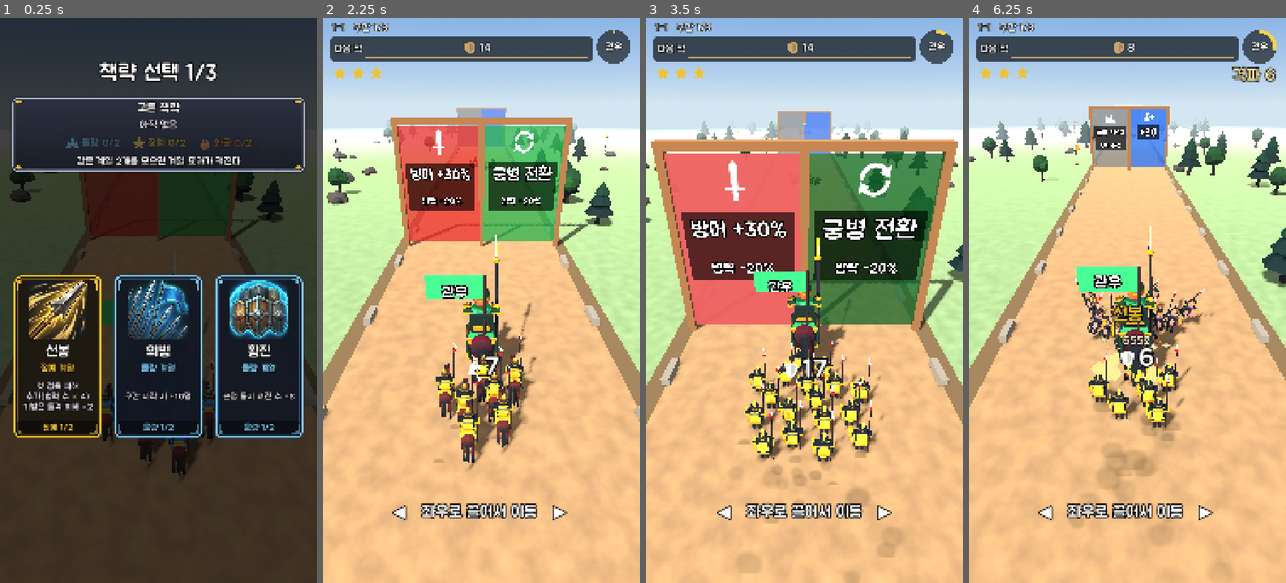
Above: before the commit, frames 1-4 (left to right).
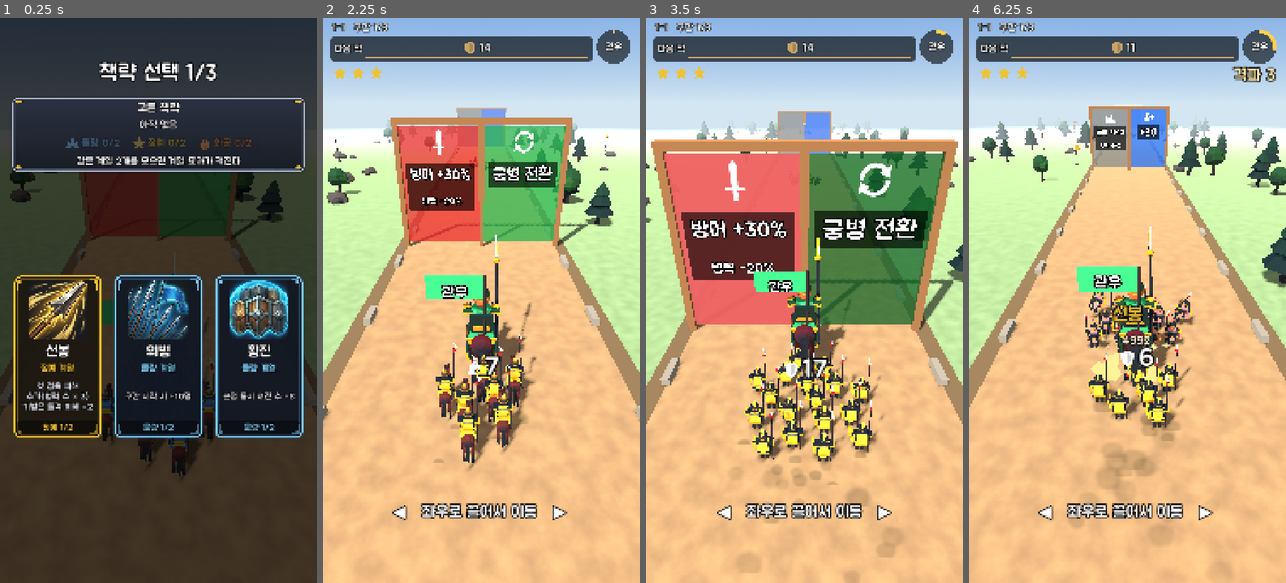
Above: after the commit, the same moments.

Repository: amourtard/samguk-gate-runner
Game: Godot game, scene res://scenes/run.tscn
Same seed, same stepped clock (60 frames per second), same inputs: the game is played once before the commit and once after it. This scene is started directly instead of the project's main scene.
Inputs (mouse positions are in pixels of both pictures, inside the frame that each line leads up to):
- Up to frame 1 (0.25 s): no input
- Up to frame 2 (2.25 s): click (380, 357) at 0.52 s; click (481, 357) at 1.27 s; click (582, 357) at 2.02 s
- Up to frame 3 (3.5 s): tap Enter at 2.75 s; move the mouse to (874, 272) at 2.77 s; hold Up from 2.78 s (still down); tap 1 at 2.85 s
- Up to frame 4 (6.25 s): move the mouse to (1064, 328) at 3.52 s; release Up at 3.53 s; hold Down 3.53-4.28 s; tap one key every 0.75 s from 3.6 s: 2 3 G 1; move the mouse to (1159, 176) at 4.27 s; hold Up 4.28-5.78 s; move the mouse to (1111, 413) at 5.02 s; move the mouse to (1222, 385) at 5.77 s; hold Down from 5.78 s (still down)

The runs differ from the first frame. In frame 1, 0.1% of the frame differs, in the area x 9-29%, y 66-68%; in frame 2, 0.9%; in frame 3, 1.8%; in frame 4, 2.0%, in the area x 33-97%, y 4-62%.

Commit message:
단계 Q: 두 번째 외부 검토 의견 반영
- 일반 적 체력 배율 1.6, 기병 돌격과 선봉 접촉 피해 하향, 적 합계 재조정(교전이 접촉 순간에 끝나지 않게)
- 장수 기술은 쓸모 있는 순간까지 기다렸다가 발동
- 전환 게이트 병력 손실 없음, 영구 강화 폭 2배
- 보스 피해 숫자 높이, 스테이지별 색조

Co-Authored-By: Claude Fable 5.2 <noreply@anthropic.com>
Claude-Session: https://claude.ai/code/session_01TQ4vcan5Tw6BXrW61aU9QJ

Diff:
--- a/assets/shaders/backdrop.gdshader
+++ b/assets/shaders/backdrop.gdshader
@@ -7,8 +7,10 @@
 // 그림 위에서부터 잰 세로 위치(0~1). fade_start부터 흐려지기 시작해 fade_end에서 완전히 안개 색이 된다
 uniform float fade_start = 0.5;
 uniform float fade_end = 0.8;
+// 스테이지 색조(노을, 황혼)를 그림에 곱한다
+uniform vec3 tint : source_color = vec3(1.0);
 
 void fragment() {
-	vec3 color = texture(image, UV).rgb;
+	vec3 color = texture(image, UV).rgb * tint;
 	ALBEDO = mix(color, fade_color, smoothstep(fade_start, fade_end, UV.y));
 }
--- a/data/gates.json
+++ b/data/gates.json
@@ -12,7 +12,7 @@
 	"switch": {
 		"name": "병종 전환",
 		"color": "#2fa84f",
-		"loss_ratio": 0.2
+		"loss_ratio": 0
 	},
 	"empower": {
 		"name": "강화",
--- a/data/heroes.json
+++ b/data/heroes.json
@@ -5,7 +5,7 @@
 			"name": "관우",
 			"unit": "cavalry",
 			"count": 12,
-			"skill": { "type": "strike", "interval": 15, "damage_per_soldier": 5, "target_range": 20 },
+			"skill": { "type": "strike", "interval": 15, "damage_per_soldier": 5, "target_range": 20, "min_targets": 8 },
 			"skill_desc": "{interval}초마다 전방 적 무리에 병력 수 × {damage_per_soldier} 피해",
 			"skill_name": "청룡 돌격",
 			"skill_short": "앞의 적 무리를 강하게 친다"
@@ -23,7 +23,7 @@
 			"name": "제갈량",
 			"unit": "archer",
 			"count": 12,
-			"skill": { "type": "focus", "interval": 18, "duration": 4, "range_bonus": 0.5, "attack_speed_bonus": 0.5 },
+			"skill": { "type": "focus", "interval": 18, "duration": 4, "range_bonus": 0.5, "attack_speed_bonus": 0.5, "target_range": 18 },
 			"skill_desc": "{interval}초마다 {duration}초간 사거리와 공격속도 +{range_bonus_pct}%",
 			"skill_name": "신산 지휘",
 			"skill_short": "잠깐 동안 궁병이 더 멀리, 더 빨리 쏜다"
--- a/data/stages.json
+++ b/data/stages.json
@@ -12,9 +12,9 @@
 	},
 	"list": [
 		{ "id": "1-1", "composition": { "infantry": 1.0 }, "enemy_total": 170, "bridge_section": 0, "boss_health": 2600 },
-		{ "id": "1-2", "composition": { "infantry": 0.7, "archer": 0.3 }, "enemy_total": 210, "bridge_section": 0, "boss_health": 2800 },
-		{ "id": "1-3", "composition": { "archer": 0.6, "infantry": 0.4 }, "enemy_total": 250, "bridge_section": 2, "boss_health": 3200 },
-		{ "id": "1-4", "composition": { "cavalry": 0.5, "infantry": 0.5 }, "enemy_total": 170, "bridge_section": 0, "boss_health": 3000 },
-		{ "id": "1-5", "composition": { "infantry": 0.4, "archer": 0.3, "cavalry": 0.3 }, "enemy_total": 270, "bridge_section": 3, "boss_health": 3000 }
+		{ "id": "1-2", "composition": { "infantry": 0.7, "archer": 0.3 }, "enemy_total": 195, "bridge_section": 0, "boss_health": 2800 },
+		{ "id": "1-3", "composition": { "archer": 0.6, "infantry": 0.4 }, "enemy_total": 225, "bridge_section": 2, "boss_health": 3200 },
+		{ "id": "1-4", "composition": { "cavalry": 0.5, "infantry": 0.5 }, "enemy_total": 165, "bridge_section": 0, "boss_health": 3000 },
+		{ "id": "1-5", "composition": { "infantry": 0.4, "archer": 0.3, "cavalry": 0.3 }, "enemy_total": 220, "bridge_section": 3, "boss_health": 3000 }
 	]
 }
--- a/data/strategies.json
+++ b/data/strategies.json
@@ -57,7 +57,7 @@
 		"vanguard": {
 			"name": "선봉",
 			"family": "elite",
-			"contact_damage_per_soldier": 4,
+			"contact_damage_per_soldier": 3,
 			"charge_mult": 2,
 			"desc": "첫 접촉 피해 추가(병력 수 × {contact_damage_per_soldier})\n기병은 돌격 피해 ×{charge_mult}"
 		},
--- a/data/tuning.json
+++ b/data/tuning.json
@@ -16,6 +16,7 @@
 		"tick": 0.1,
 		"contact_distance": 1,
 		"advantage_multiplier": 1.5,
+		"enemy_health_mult": 1.6,
 		"front_order": ["infantry", "cavalry", "archer", "boss"]
 	},
 	"soldier_display_limit": 200,
--- a/data/units.json
+++ b/data/units.json
@@ -23,7 +23,7 @@
 		"health": 14,
 		"dps": 3,
 		"range": 0,
-		"charge_damage": 8,
+		"charge_damage": 5,
 		"strong_against": "archer"
 	},
 	"boss": {
--- a/data/upgrades.json
+++ b/data/upgrades.json
@@ -4,14 +4,14 @@
 		"barracks": {
 			"name": "병영",
 			"stat": "start_count",
-			"per_level": 2,
+			"per_level": 4,
 			"cost_base": 100,
 			"effect": "시작 병력 +{value}명"
 		},
 		"armory": {
 			"name": "무기고",
 			"stat": "attack",
-			"per_level": 0.05,
+			"per_level": 0.1,
 			"cost_base": 150,
 			"effect": "공격력 +{value}%",
 			"percent": true
--- a/data/visual.json
+++ b/data/visual.json
@@ -281,6 +281,7 @@
 	"boss_view": {
 		"portrait": "res://assets/portraits/zhang_jiao.png",
 		"portrait_size": 84,
+		"damage_height_ratio": 0.65,
 		"warn_alpha_start": 0.08,
 		"flash_color": "#fff2e0e6",
 		"flash_time": 0.3,
@@ -515,6 +516,24 @@
 		"notice_color": "#c8ccd8",
 		"notice_outline": 8
 	},
+	"stage_moods": {
+		"order": ["day", "day", "mist", "sunset", "dusk"],
+		"list": {
+			"day": {},
+			"mist": {
+				"sky": { "top": "#7f9fb8", "horizon": "#cdd8dc", "ground_horizon": "#cdd8dc", "ground_bottom": "#cdd8dc", "fog_color": "#cdd8dc", "fog_begin": 38, "fog_end": 130, "backdrop_tint": "#b9c8d0" },
+				"light": { "energy": 0.92, "color": "#eef4ff", "ambient_color": "#e6eef5" }
+			},
+			"sunset": {
+				"sky": { "top": "#d9824f", "horizon": "#f4cfa4", "ground_horizon": "#f4cfa4", "ground_bottom": "#f4cfa4", "fog_color": "#f4cfa4", "backdrop_tint": "#ffbf8f" },
+				"light": { "energy": 1.05, "color": "#ffdfba", "ambient_color": "#fff0e0", "pitch_deg": -34 }
+			},
+			"dusk": {
+				"sky": { "top": "#5a3a5f", "horizon": "#dcae9e", "ground_horizon": "#dcae9e", "ground_bottom": "#dcae9e", "fog_color": "#dcae9e", "backdrop_tint": "#e0a08c" },
+				"light": { "energy": 1.0, "color": "#ffc4a6", "ambient_color": "#ecd6dc", "pitch_deg": -28 }
+			}
+		}
+	},
 	"ui_skin": {
 		"margin": 24,
 		"hover_light": 1.12,
--- a/scripts/enemy_group.gd
+++ b/scripts/enemy_group.gd
@@ -28,7 +28,8 @@
 		if not composition.has(unit_type):
 			continue
 		var count := int(composition[unit_type])
-		var health := health_override if health_override > 0.0 else float(units[unit_type]["health"])
+		# 일반 적은 병종 체력에 배율을 곱한다(교전이 접촉 순간에 끝나지 않게). 보스는 정해 준 체력을 그대로 쓴다
+		var health := health_override if health_override > 0.0 else float(units[unit_type]["health"]) * float(tuning["combat"].get("enemy_health_mult", 1.0))
 		var pool := Army.new(unit_type, health, count)
 		pools.append(pool)
 
--- a/scripts/field_view.gd
+++ b/scripts/field_view.gd
@@ -42,6 +42,7 @@
 	material.set_shader_parameter("fade_color", Color.html(sky_data["fog_color"]))
 	material.set_shader_parameter("fade_start", float(sky_data["backdrop_fade_start"]))
 	material.set_shader_parameter("fade_end", float(sky_data["backdrop_fade_end"]))
+	material.set_shader_parameter("tint", Color.html(sky_data.get("backdrop_tint", "#ffffff")))
 	quad.material = material
 	_backdrop = MeshInstance3D.new()
 	_backdrop.mesh = quad
@@ -83,6 +84,7 @@
 	var data: Dictionary = visual["light"]
 	light.rotation = Vector3(deg_to_rad(float(data["pitch_deg"])), deg_to_rad(float(data["yaw_deg"])), 0.0)
 	light.light_energy = float(data["energy"])
+	light.light_color = Color.html(data.get("color", "#ffffff"))
 	light.shadow_enabled = bool(data["shadow"])
 	light.directional_shadow_max_distance = float(data["shadow_max_distance"])
 	light.directional_shadow_mode = DirectionalLight3D.SHADOW_PARALLEL_2_SPLITS
--- a/scripts/gate.gd
+++ b/scripts/gate.gd
@@ -96,6 +96,9 @@
 				return "+%d" % int(option["add"])
 			return "×%d" % int(option["mult"])
 		"switch":
+			# 손실이 없으면 대가를 적지 않는다
+			if float(data["loss_ratio"]) <= 0.0:
+				return "%s 전환" % units[spec["unit"]]["name"]
 			return "%s 전환\n병력 -%d%%" % [units[spec["unit"]]["name"], _percent(data["loss_ratio"])]
 		"empower":
 			var option: Dictionary = data["options"][spec["option"]]
--- a/scripts/gate_pair.gd
+++ b/scripts/gate_pair.gd
@@ -278,7 +278,7 @@
 				return {"main": "+%d" % int(option["add"]), "cost": ""}
 			return {"main": "×%d" % int(option["mult"]), "cost": ""}
 		"switch":
-			return {"main": "%s 전환" % units[spec["unit"]]["name"], "cost": "병력 -%d%%" % _percent(data["loss_ratio"])}
+			return {"main": "%s 전환" % units[spec["unit"]]["name"], "cost": "병력 -%d%%" % _percent(data["loss_ratio"]) if float(data["loss_ratio"]) > 0.0 else ""}
 		"empower":
 			var option: Dictionary = data["options"][spec["option"]]
 			var effect := ""
--- a/scripts/hero.gd
+++ b/scripts/hero.gd
@@ -1,6 +1,7 @@
 class_name HeroSkill
 extends RefCounted
 ## 장수 고유 기술(자동 발동). 노드에 의존하지 않는 순수 계산이다.
+## 준비가 끝나도 쓸모 있는 순간(적이 앞에 있거나 공격을 받는 중)까지 기다렸다가 발동한다.
 ## strike: 일정 간격으로 전방 적 무리에 병력 수 비례 피해
 ## guard: 일정 시간 받는 피해 감소
 ## focus: 일정 시간 사거리와 공격속도 증가
@@ -19,9 +20,10 @@
 	_skill = hero["skill"]
 
 
-## 한 번의 계산. target_gap은 전방 적 무리까지의 거리(없으면 INF).
+## 한 번의 계산. target_gap은 전방 적 무리까지의 거리(없으면 INF), target_count는 그 무리의 병력 수,
+## target_is_boss는 그 무리가 보스인가, threatened는 지금 공격을 받고 있거나 곧 받는가(근접 교전 중, 보스 공격 예고).
 ## 반환값: activated(이번에 발동했는가), strike_damage(전방 적에게 줄 피해)
-func tick(dt: float, army: Army, target_gap: float) -> Dictionary:
+func tick(dt: float, army: Army, target_gap: float, target_count := 0, target_is_boss := false, threatened := false) -> Dictionary:
 	var events := {"activated": false, "strike_damage": 0.0}
 
 	# 지속 효과가 끝나면 원래대로 되돌린다
@@ -37,11 +39,22 @@
 
 	match _skill["type"]:
 		"strike":
-			# 전방에 적이 없으면 준비된 채로 기다린다
+			# 전방에 적이 없으면 준비된 채로 기다린다. 몇 명 안 남은 무리에는 쓰지 않고 다음 무리나 보스를 기다린다
 			if target_gap > float(_skill["target_range"]):
 				return events
+			if not target_is_boss and target_count < int(_skill.get("min_targets", 0)):
+				return events
 			events["strike_damage"] = army.count * float(_skill["damage_per_soldier"])
-		"guard", "focus":
+		"guard":
+			# 공격을 받는 순간까지 기다린다
+			if not threatened:
+				return events
+			_apply_buff(army, true)
+			_active_left = float(_skill["duration"])
+		"focus":
+			# 적이 사거리 안에 들어올 때까지 기다린다
+			if target_gap > float(_skill.get("target_range", INF)):
+				return events
 			_apply_buff(army, true)
 			_active_left = float(_skill["duration"])
 	_timer = 0.0
--- a/scripts/run.gd
+++ b/scripts/run.gd
@@ -187,7 +187,7 @@
 	if not (plan["bridge"] as Dictionary).is_empty():
 		var margin := float(_visual["bridge"]["bank"])
 		clear_ranges.append(Vector2(float(plan["bridge"]["start"]) - margin, float(plan["bridge"]["end"]) + margin))
-	field.setup(_environment, _light, float(plan["boss"]["distance"]), _road_width, _visual, clear_ranges)
+	field.setup(_environment, _light, float(plan["boss"]["distance"]), _road_width, _mood_visual(), clear_ranges)
 
 	_hud.setup(army, _units, _tuning, _visual, _hero.name)
 	_sfx.setup(_tuning)
@@ -515,7 +515,16 @@
 	var gap := INF
 	if not _enemy_groups.is_empty():
 		gap = maxf(_gap_to_front_enemy(), 0.0)
-	var events := _hero.tick(delta, army, gap)
+	var target_count := 0
+	var target_is_boss := false
+	if not _enemy_groups.is_empty():
+		target_count = _enemy_groups[0].total_count()
+		target_is_boss = _enemy_groups[0].is_boss
+	# 공격을 받는 중인가: 일반 구간은 근접 교전 중, 보스 구간은 구역 공격 예고나 불덩이가 날아오는 중
+	var threatened := _combat != null and _combat.in_contact
+	if _in_boss_section() and _boss_pattern != null:
+		threatened = _boss_pattern.warning_zone >= 0 or not _boss_pattern.incoming_targets().is_empty()
+	var events := _hero.tick(delta, army, gap, target_count, target_is_boss, threatened)
 	if not events["activated"]:
 		return
 	if float(events["strike_damage"]) > 0.0 and _combat != null:
@@ -874,7 +883,7 @@
 	_damage_accum = 0.0
 	if value <= 0 or _enemy_groups.is_empty():
 		return
-	_hud.show_damage(value, _damage_anchor(_enemy_groups[0].global_position))
+	_hud.show_damage(value, _damage_anchor(_damage_base(_enemy_groups[0])))
 
 
 ## 장수 공격 기술의 피해를 여러 개로 나눠 맞은 적 무리 위에 흩뿌린다. 합계는 실제 피해 × 표시 배율이다.
@@ -899,7 +908,25 @@
 		if value <= 0:
 			continue
 		var offset := Vector3(_rng.randf_range(-scatter, scatter), _rng.randf_range(0.0, scatter), _rng.randf_range(-scatter, scatter))
-		_hud.show_damage(value, _damage_anchor(group.global_position + offset))
+		_hud.show_damage(value, _damage_anchor(_damage_base(group) + offset))
+
+
+## 스테이지마다 다른 하늘, 안개, 조명 색조를 덮어쓴 표시 값(visual.json의 stage_moods). 계산과 무관하다.
+func _mood_visual() -> Dictionary:
+	var moods: Dictionary = _visual["stage_moods"]
+	var order: Array = moods["order"]
+	var mood: Dictionary = moods["list"][order[GameState.stage_index % order.size()]]
+	var mixed := _visual.duplicate()
+	for part in ["sky", "light"]:
+		mixed[part] = (_visual[part] as Dictionary).merged(mood.get(part, {}), true)
+	return mixed
+
+
+## 피해 숫자를 띄울 기준 위치. 보스는 가슴 높이에 띄워 그 앞에 선 아군의 병력 숫자와 겹치지 않게 한다
+func _damage_base(group: EnemyGroup) -> Vector3:
+	if group.is_boss:
+		return group.global_position + Vector3.UP * _boss_height * float(_visual["boss_view"]["damage_height_ratio"])
+	return group.global_position
 
 
 ## 적 무리 머리 위의 화면 좌표
Not shown, added: assets/shaders/backdrop.gdshader.uid
